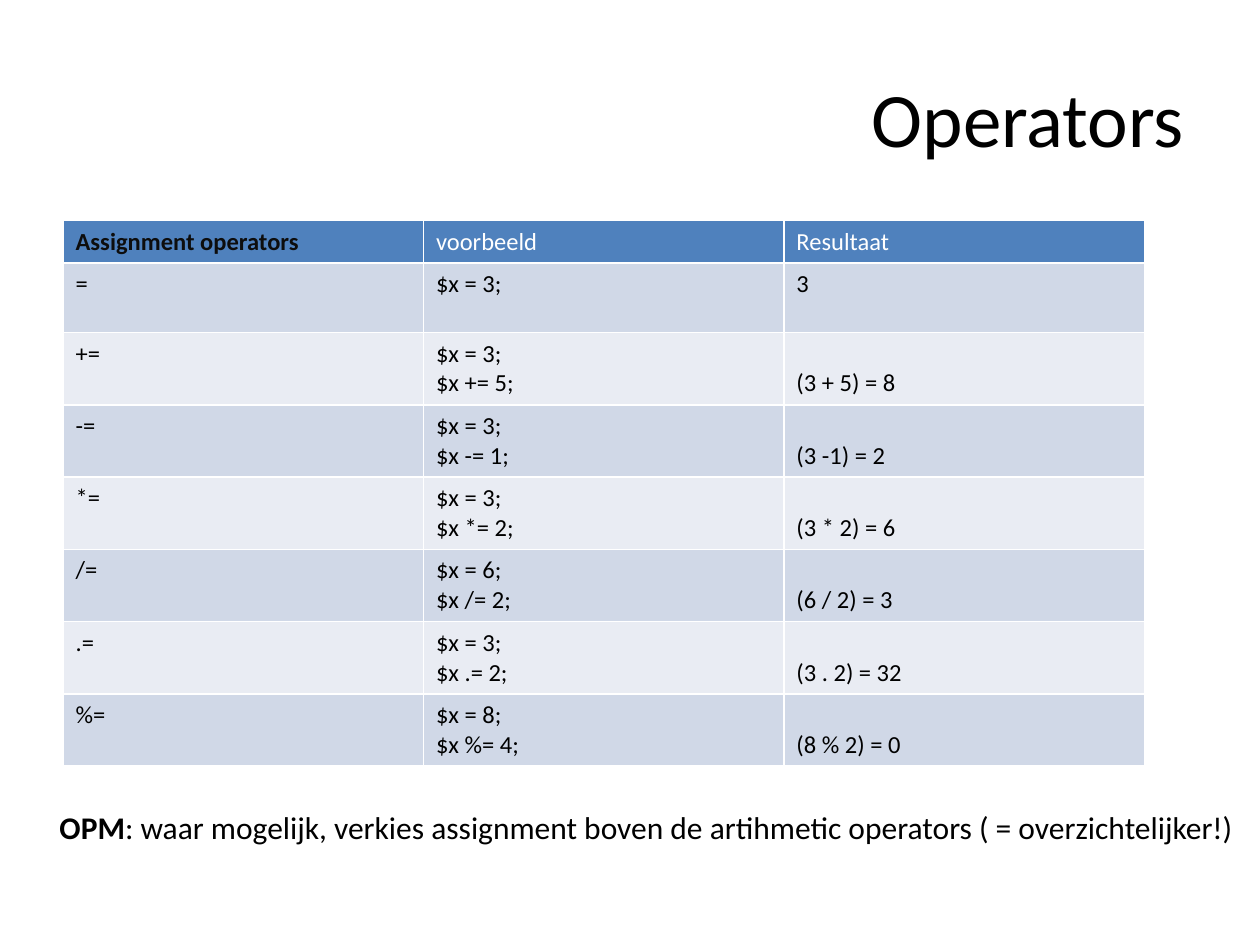
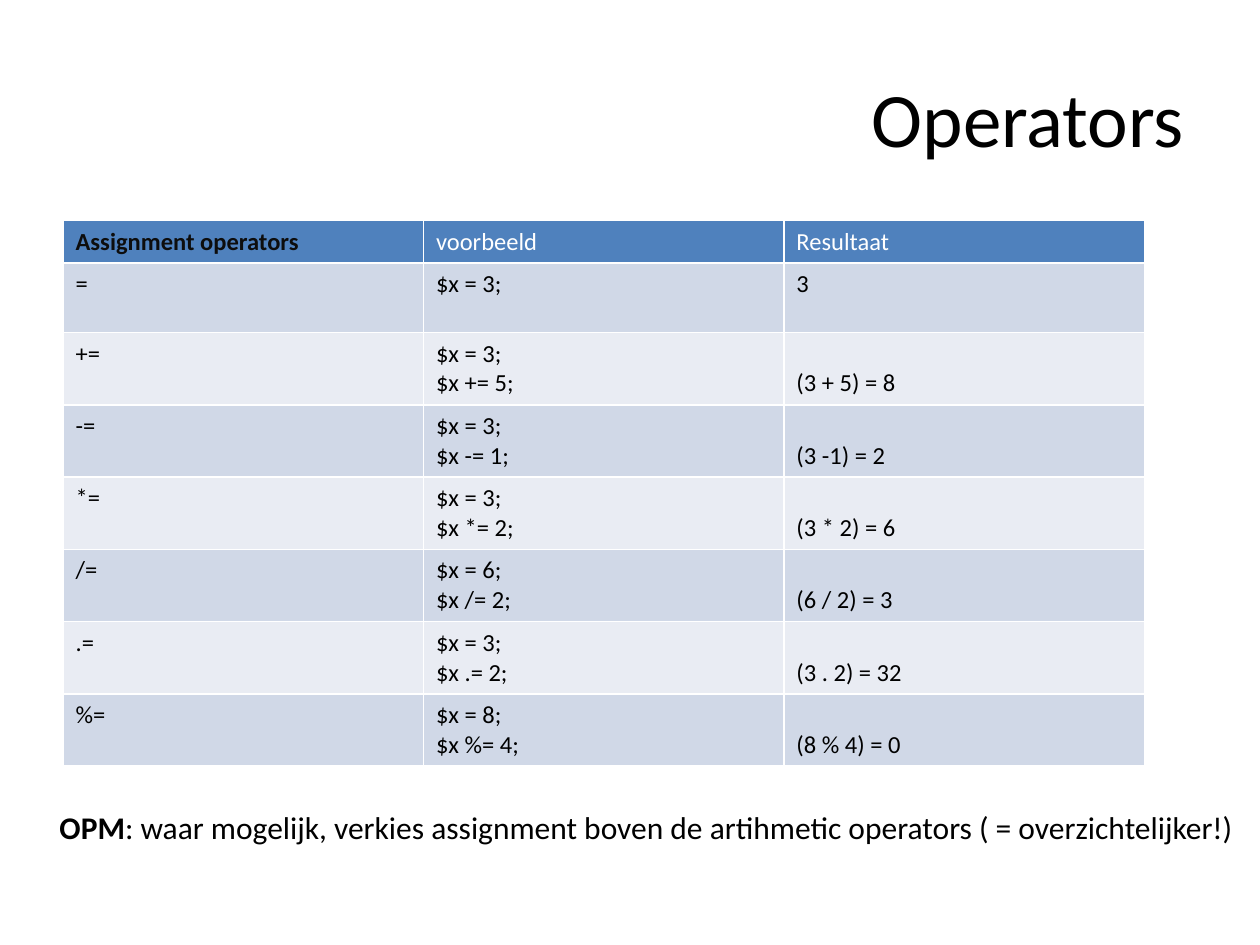
Before and after one commit to ajkea/web-backend-1, a slide deck: slide 44 of public/cursus/web-backend-cursus.pptx. Drawn at 1260x945 pixels with LibreOffice and Linux fonts; fonts in the diff are those of the drawing. Boxes give left, top, right and bottom in pixels: in the first picture for what was removed or moved away, otherwise in the second. Text is boxed around its words. In the diff, an @@ line names an element or a change of style, - is before the commit and + after.

```diff
--- a/public/cursus/web-backend-cursus.pptx
+++ b/public/cursus/web-backend-cursus.pptx
@@ table at [63,220,1144,761] @@
-row 8, column 3: (8 % 2) = 0
+row 8, column 3: (8 % 4) = 0
```
Also in this commit, not shown: 1 other file.
